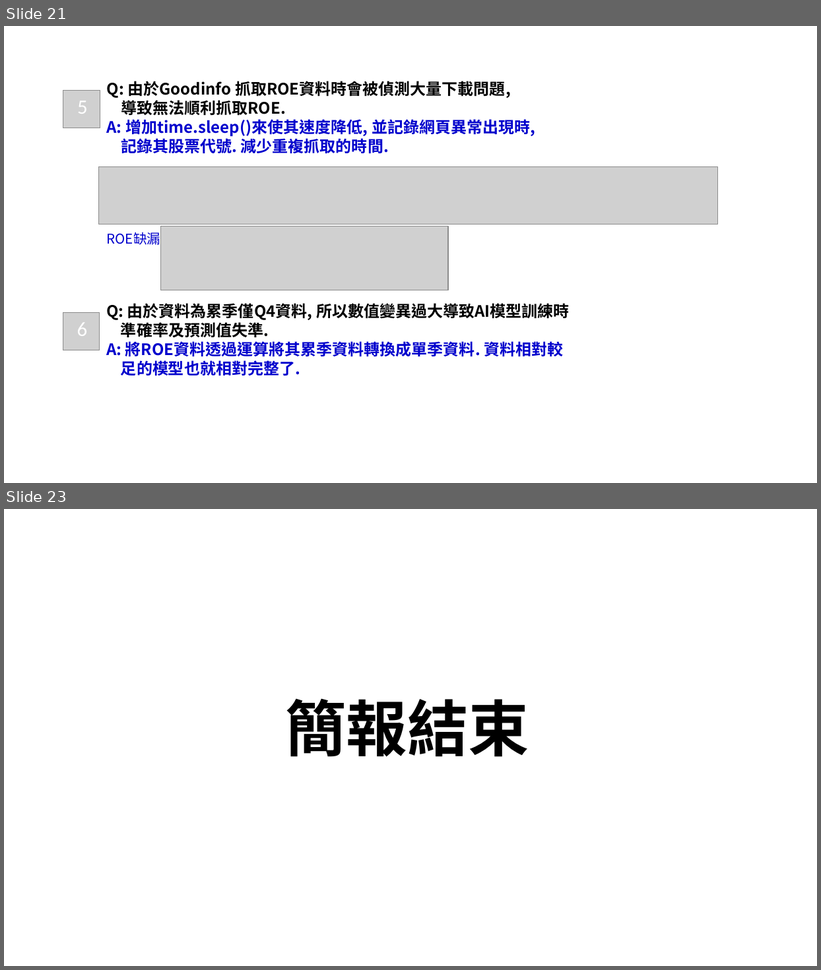
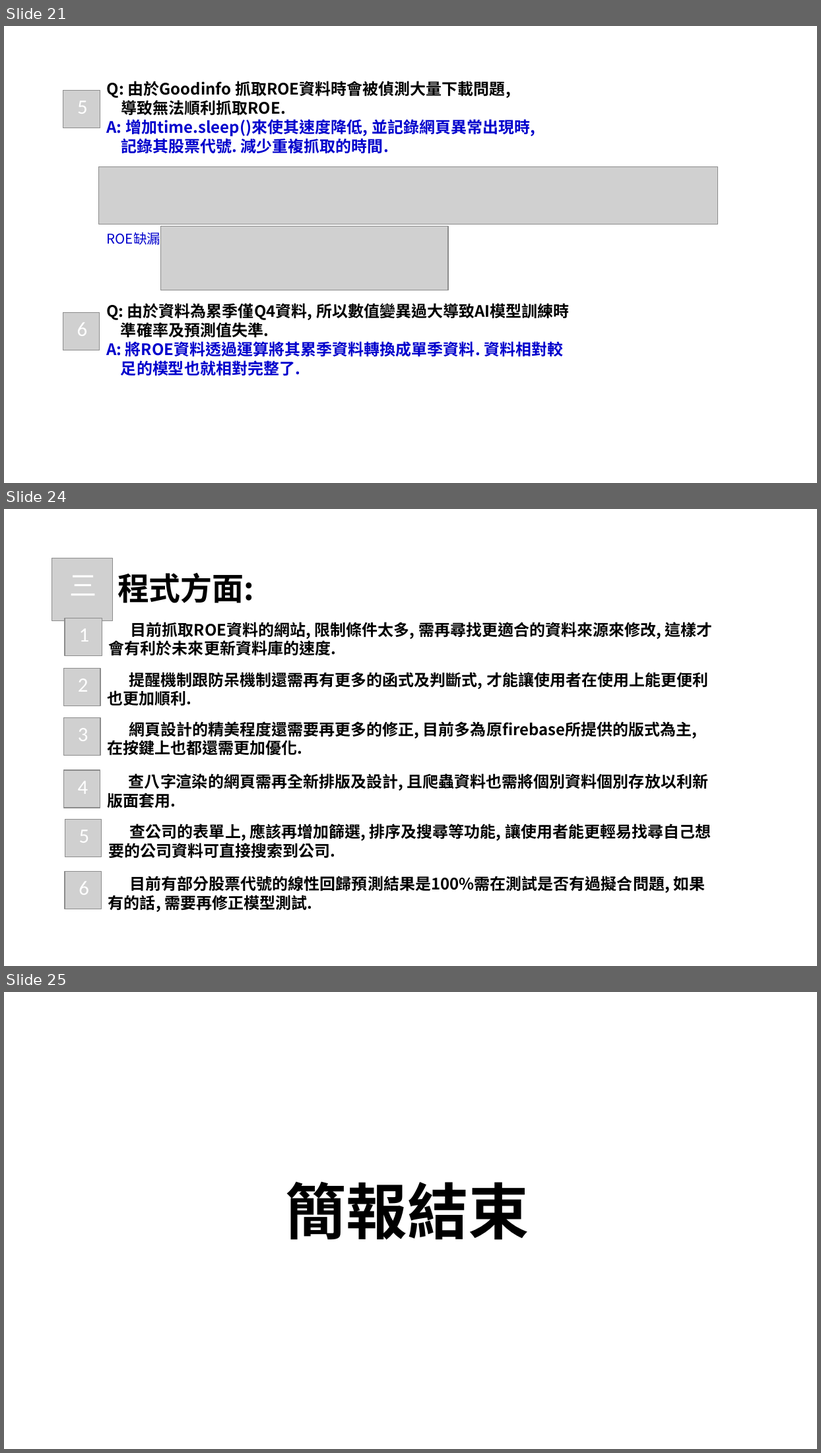
Before and after one commit to PoChiaoLin/nativityAnalysis, a slide deck: 套版 墨竹.pptx. Shown one above the other, each under a label of ours: slides 21 and 23 before the commit, slides 21, 24 and 25 after it; the slides between them are not shown. The pictures are 821x970 and 821x1453 pixels, drawn with LibreOffice and Linux fonts; fonts in the diff are those of the drawing; grey boxes stand for pictures; background and template pictures are left out. Boxes give left, top, right and bottom in pixels: in the first picture for what was removed or moved away, otherwise in the second. Text is boxed around its words. In the diff, an @@ line names an element or a change of style, - is before the commit and + after.

Commit message:
更新報告0405

```diff
--- a/套版 墨竹.pptx
+++ b/套版 墨竹.pptx
@@ slide 24 added at bbox=[4, 509, 817, 966], background picture (left out) @@
@@ picture added at bbox=[52, 559, 113, 621] @@
@@ text added at bbox=[70, 576, 97, 595], 24 pt, text #FFFFFF @@
+三
@@ text added at bbox=[118, 572, 254, 603], 28 pt, text #000000, bold @@
+程式方面:
@@ picture added at bbox=[65, 619, 102, 656] @@
@@ text added at bbox=[109, 622, 713, 656], 14 pt, text #000000, bold @@
+目前抓取ROE資料的網站, 限制條件太多, 需再尋找更適合的資料來源來修改, 這樣才會有利於未來更新資料庫的速度.
@@ text added at bbox=[79, 629, 90, 642], 18 pt, text #FFFFFF @@
+1
@@ picture added at bbox=[64, 668, 101, 706] @@
@@ text added at bbox=[78, 679, 88, 692], 18 pt, text #FFFFFF @@
+2
@@ text added at bbox=[108, 672, 708, 706], 14 pt, text #000000, bold @@
+提醒機制跟防呆機制還需再有更多的函式及判斷式, 才能讓使用者在使用上能更便利也更加順利.
@@ picture added at bbox=[64, 718, 101, 755] @@
@@ text added at bbox=[108, 722, 698, 755], 14 pt, text #000000, bold @@
+網頁設計的精美程度還需要再更多的修正, 目前多為原firebase所提供的版式為主, 在按鍵上也都還需更加優化.
@@ text added at bbox=[78, 728, 88, 741], 18 pt, text #FFFFFF @@
+3
@@ picture added at bbox=[63, 770, 100, 807] @@
@@ text added at bbox=[78, 782, 88, 794], 18 pt, text #FFFFFF @@
+4
@@ text added at bbox=[107, 774, 708, 808], 14 pt, text #000000, bold @@
+查八字渲染的網頁需再全新排版及設計, 且爬蟲資料也需將個別資料個別存放以利新版面套用.
@@ picture added at bbox=[65, 820, 102, 857] @@
@@ text added at bbox=[108, 824, 711, 858], 14 pt, text #000000, bold @@
+查公司的表單上, 應該再增加篩選, 排序及搜尋等功能, 讓使用者能更輕易找尋自己想要的公司資料可直接搜索到公司.
@@ text added at bbox=[79, 830, 90, 843], 18 pt, text #FFFFFF @@
+5
@@ picture added at bbox=[65, 871, 102, 909] @@
@@ text added at bbox=[79, 882, 89, 895], 18 pt, text #FFFFFF @@
+6
@@ text added at bbox=[108, 876, 705, 912], 14 pt, text #000000, bold @@
+目前有部分股票代號的線性回歸預測結果是100%需在測試是否有過擬合問題, 如果有的話, 需要再修正模型測試.
@@ what was slide 23 is now slide 25 @@
```
Also in this commit, not shown: 9 slides changed, 2 other slides added, 1 slide removed.
